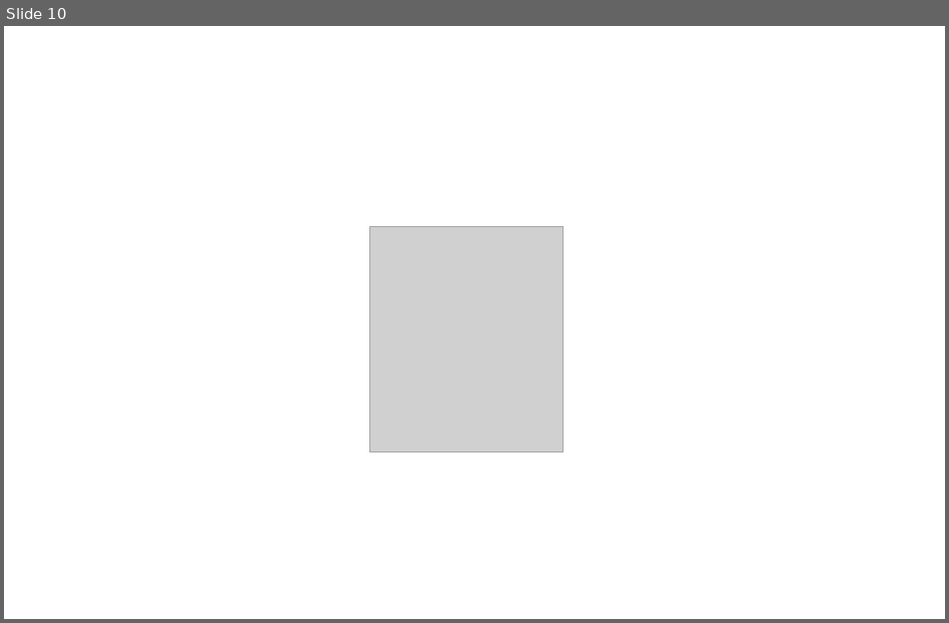
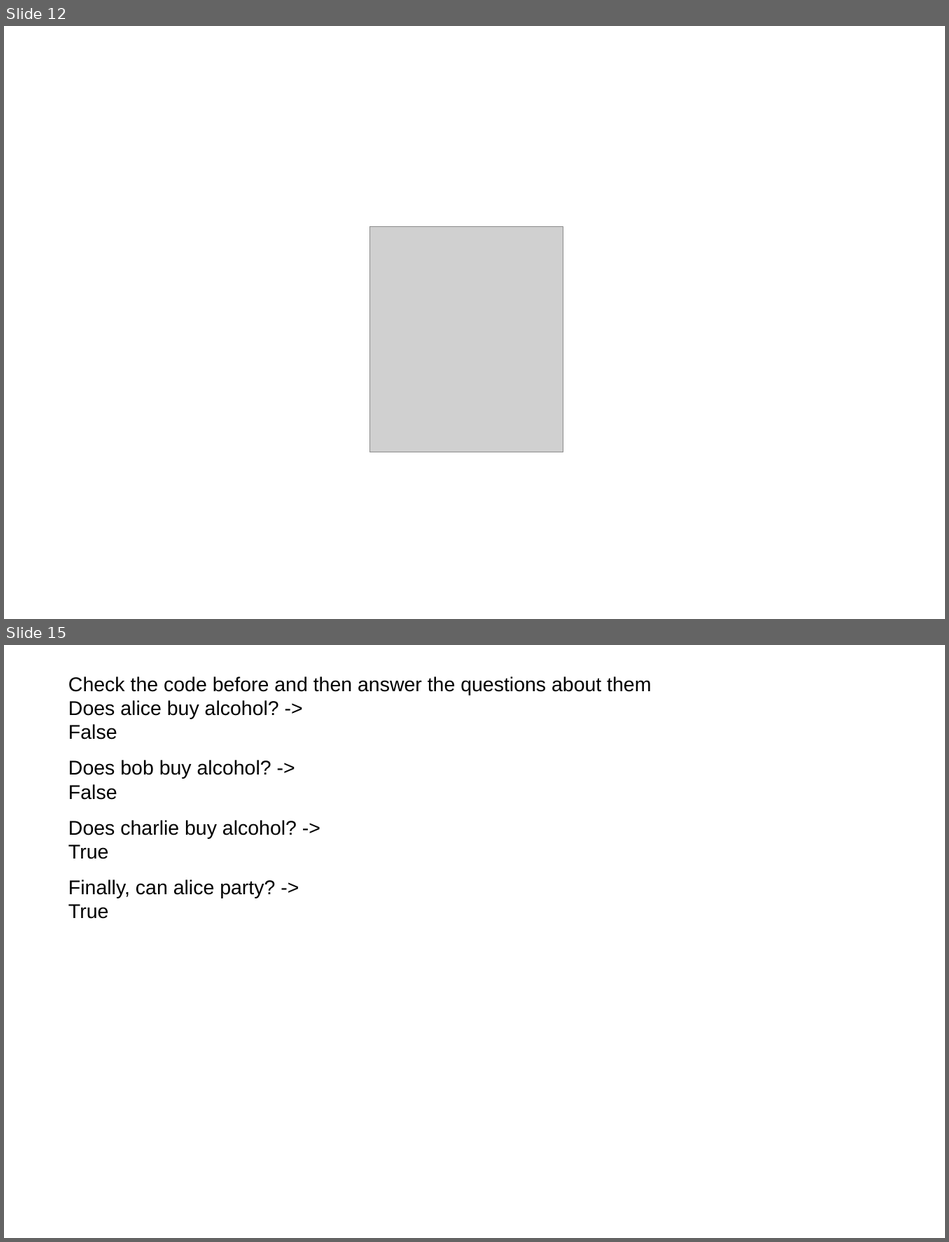
Before and after one commit to PabloMosUU/UssPython, a slide deck: LectureNotes/Module04/04 Boolean Expressions and Conditional Branching presentation.odp. Shown one above the other, each under a label of ours: slide 10 before the commit, slides 12 and 15 after it; the slides between them are not shown. The pictures are 949x623 and 949x1242 pixels, drawn with LibreOffice and Linux fonts; fonts in the diff are those of the drawing; grey boxes stand for pictures. Boxes give left, top, right and bottom in pixels: in the first picture for what was removed or moved away, otherwise in the second. Text is boxed around its words. In the diff, an @@ line names an element or a change of style, - is before the commit and + after.

```diff
--- a/LectureNotes/Module04/04 Boolean Expressions and Conditional Branching presentation.odp
+++ b/LectureNotes/Module04/04 Boolean Expressions and Conditional Branching presentation.odp
@@ slide 15 added at [4, 645, 945, 1238], background #FFFFFF @@
@@ text added at [68, 676, 651, 919], 20 pt, text #000000 @@
+Check the code before and then answer the questions about them
+Does alice buy alcohol? ->
+False
+Does bob buy alcohol? ->
+False
+Does charlie buy alcohol? ->
+True
+Finally, can alice party? ->
+True
@@ what was slide 10 is now slide 12 @@
```
Also in this commit, not shown: 4 other slides added, 17 other files.
